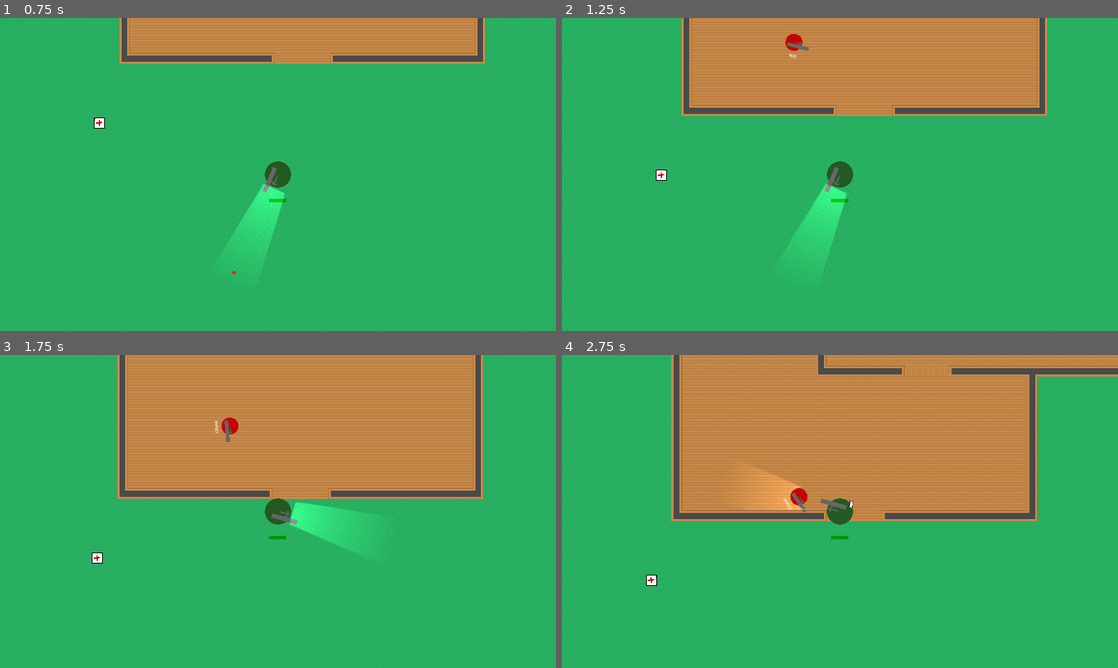
Above: before the commit, frames 1-4 (two rows, left to right).
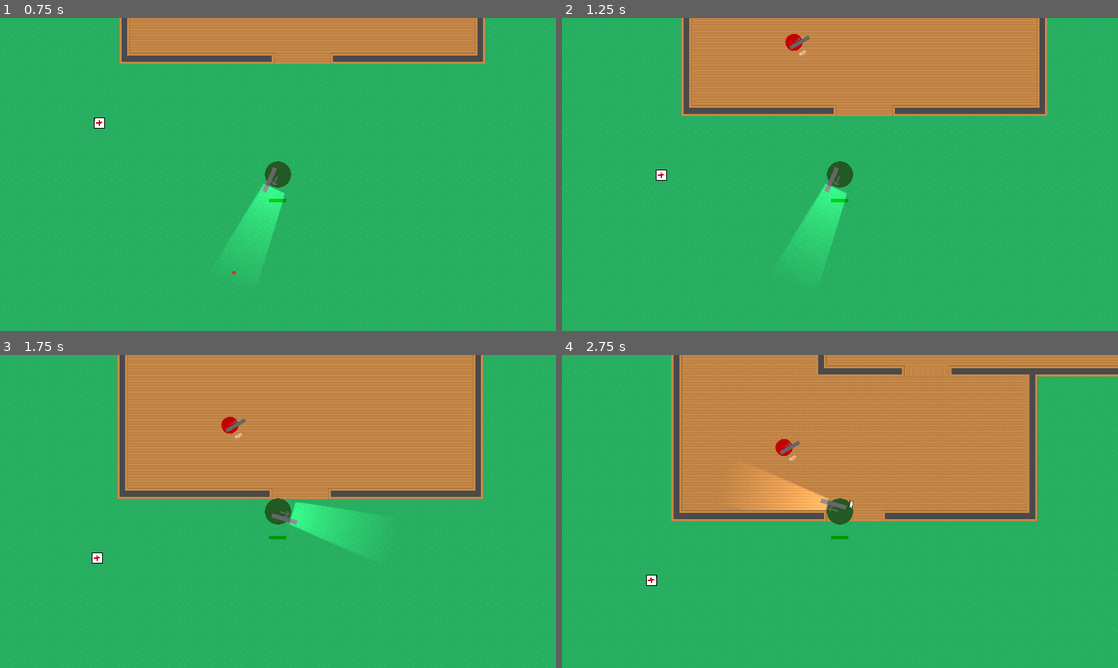
Above: after the commit, the same moments.

Repository: Berkybroon/project-nauvoo
Game: Godot game, scene res://scenes/main.tscn
The game is run twice, just before and just after one commit, with the same random seed, the same clock (stepped at 60 frames per second) and the same inputs.
Inputs (mouse positions are in pixels of both pictures, inside the frame that each line leads up to):
- Up to frame 1 (0.75 s): move the mouse to (250, 237) at 0.52 s; hold W (move_up) from 0.53 s (still down); click (250, 237) at 0.6 s
- Up to frame 2 (1.25 s): keep holding W (move_up)
- Up to frame 3 (1.75 s): keep holding W (move_up); move the mouse to (444, 558) at 1.27 s; tap F (interact) at 1.35 s
- Up to frame 4 (2.75 s): move the mouse to (673, 464) at 2.02 s; release W (move_up) at 2.03 s; hold Left (move_left) from 2.03 s (still down); hold T (mag_check) from 2.03 s (still down)

Frame 1 is identical in both runs. In frame 2, 0.1% of the frame differs, in the area x 40-45%, y 5-13%; in frame 3, 0.1%; in frame 4, 0.5%, in the area x 38-48%, y 26-51%.

Commit message:
Adjusted idle script to prevent flickering.
a

Diff:
--- a/scripts/idle.gd
+++ b/scripts/idle.gd
@@ -2,56 +2,73 @@
 
 @onready var idle_timer = $IdleTimer
 @onready var rotation_timer = $RotationTimer
+@onready var tween: Tween = null
 
-var rotation_speed: float
-var is_rotating = false
-var rotation_degrees: float = 0
-var allow_rotation = true
+var base_rotation: float = 0.0
+var target_rotation: float = 0.0
+var rotation_range: float = deg_to_rad(30) # ±30° max rotation range
+var rotating_left: bool = true # Keeps track of rotation direction
 
 func enter(msg = {}) -> void:
 	owner.velocity = Vector2.ZERO
-	rotation_speed = (owner as enemy).rotation_speed
-	idle_timer.setup()
-	allow_rotation = true
-	rotation_timer.setup()
+	base_rotation = normalize_angle(owner.rotation) # Lock in starting rotation
+	schedule_next_rotation()
 
-func exit():
-	is_rotating = false
-	allow_rotation = false
+func exit() -> void:
+	if tween and tween.is_running():
+		tween.kill()
 	rotation_timer.stop()
 	idle_timer.stop()
 
-func physics_update(delta):
-	if !is_rotating:
-		return
-	rotate_while_idle(delta)
+func physics_update(_delta: float) -> void:
+	if not tween or not tween.is_running():
+		owner.rotation = target_rotation
 
 	if (owner as enemy).search_for_player_with_raycast():
 		state_machine.transition_to(["Firing", "Chase"].pick_random())
 
-func rotate_while_idle(delta: float):
-	if is_rotating && allow_rotation:
-		var rotation_angle = lerp_angle(deg_to_rad(owner.rotation_degrees), deg_to_rad(rotation_degrees), delta * rotation_speed)
-		owner.rotation = rotation_angle
-
-	if absf(owner.rotation_degrees - rotation_degrees) < 1.0:
-		is_rotating = false
-		rotation_timer.setup()
-
 func _on_rotation_timer_timeout() -> void:
-	try_rotating()
+	schedule_next_rotation()
 
 func _on_idle_timer_timeout() -> void:
 	state_machine.transition_to("Wandering")
 	idle_timer.stop()
 
+func schedule_next_rotation() -> void:
+	if tween and tween.is_running():
+		return  # Prevents multiple rotations from stacking
 
-func try_rotating():
-	if !allow_rotation or is_rotating:
-		return
+	# Calculate the next rotation target, alternating left and right
+	var new_rotation = base_rotation + (-rotation_range if rotating_left else rotation_range)
+	target_rotation = normalize_angle(new_rotation)
+	rotating_left = !rotating_left  # Flip direction for the next cycle
 
-	start_rotating()
+	# Ensure the rotation happens in the correct direction (NO FLIPPING)
+	target_rotation = get_closest_rotation(owner.rotation, target_rotation)
 
-func start_rotating():
-	rotation_degrees = owner.rotation_degrees + randf_range(45, 300)
-	is_rotating = true
+	# Smoothly animate rotation using Tween
+	tween = get_tree().create_tween()
+	tween.tween_property(owner, "rotation", target_rotation, 1.2) \
+		.set_trans(Tween.TRANS_SINE) \
+		.set_ease(Tween.EASE_IN_OUT)
+
+	# After rotation completes, lock the rotation and schedule next move
+	tween.tween_callback(func():
+		owner.rotation = target_rotation
+		base_rotation = target_rotation  # Update base_rotation to the new target
+		rotation_timer.start(randf_range(1.5, 3.0))
+	)
+
+# Normalize angle to stay within -π to π (prevent unintended full turns)
+func normalize_angle(angle: float) -> float:
+	angle = fmod(angle, 2 * PI)  # Normalize to [0, 2π]
+	if angle > PI:
+		angle -= 2 * PI  # Convert to [-π, π]
+	elif angle < -PI:
+		angle += 2 * PI
+	return angle
+
+# Ensure the enemy rotates in the correct direction without flipping
+func get_closest_rotation(current_angle: float, target_angle: float) -> float:
+	var diff = normalize_angle(target_angle - current_angle)
+	return current_angle + diff
